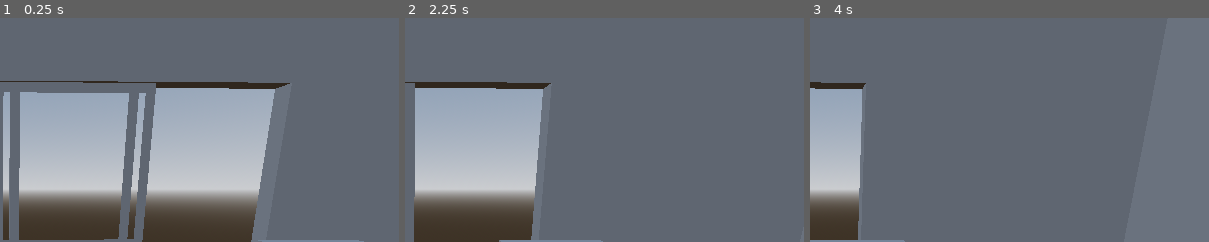
Above: before the commit, frames 1-3 (left to right).
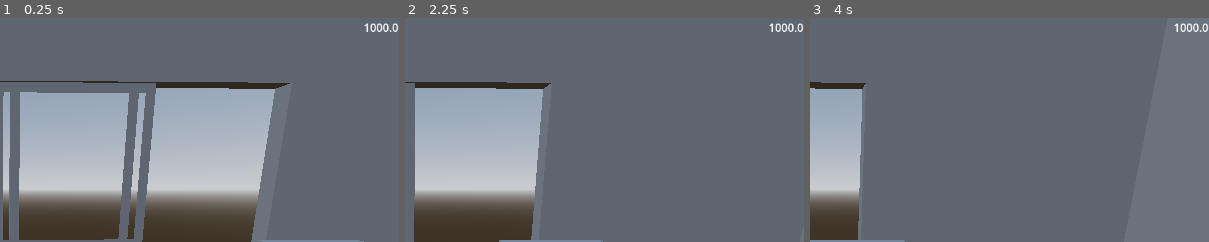
Above: after the commit, the same moments.

Repository: AKtomik/food-truc
Game: Godot game, scene res://scenes/main.tscn
Two runs of this game, one before a commit and one after it. Both use one fixed random seed, a clock stepped at 60 frames per second and the inputs below.
Inputs:
- Up to frame 1 (0.25 s): no input
- Up to frame 2 (2.25 s): tap Enter at 0.5, 2 s; hold Up (ui_up) 0.53-1.28 s; tap Space (sidestep) at 0.6, 1.25, 1.35, 2.1 s; hold Down (ui_down) 1.28-2.03 s; hold Up (ui_up) from 2.03 s (still down)
- Up to frame 3 (4 s): tap Space (sidestep) at 2.75, 2.85, 3.6 s; tap Enter at 3.5 s; release Up (ui_up) at 3.53 s; hold Down (ui_down) from 3.53 s (still down)
The pictures show only the part of the screen within x 50-100%, y 0-50%; the shares and areas given below are measured in that part.

The runs differ from the first frame. In frame 1, 0.2% of the frame differs, in the area x 91-100%, y 2-7%; in frame 2, 0.2%; in frame 3, 0.2%.

Commit message:
added the money text, still have some problems with the resize

Diff:
--- a/control.tscn
+++ b/control.tscn
@@ -1,8 +1,9 @@
 [gd_scene format=3 uid="uid://bighng32kmge2"]
 
 [ext_resource type="Script" uid="uid://drqfmdy4hkaqx" path="res://progress_bar.gd" id="1_0fbet"]
+[ext_resource type="Script" uid="uid://bf7g0lltbfjxq" path="res://money.gd" id="2_62e2m"]
 
-[node name="Control" type="Control" unique_id=1340713327 node_paths=PackedStringArray("p_bar")]
+[node name="Control" type="Control" unique_id=1340713327 node_paths=PackedStringArray("p_bar", "money_text")]
 layout_mode = 3
 anchor_right = 0.33100003
 anchor_bottom = 0.372
@@ -12,6 +13,7 @@
 grow_vertical = 2
 script = ExtResource("1_0fbet")
 p_bar = NodePath("ProgressBar")
+money_text = NodePath("MoneyTextLabel")
 
 [node name="ProgressBar" type="ProgressBar" parent="." unique_id=822984865]
 layout_mode = 0
@@ -21,3 +23,14 @@
 offset_bottom = 59.0
 max_value = 5.0
 show_percentage = false
+
+[node name="MoneyTextLabel" type="RichTextLabel" parent="." unique_id=787516740]
+layout_mode = 0
+offset_left = 1101.0
+offset_top = 2.0
+offset_right = 1150.0
+offset_bottom = 8.0
+fit_content = true
+autowrap_mode = 0
+horizontal_alignment = 2
+script = ExtResource("2_62e2m")
--- /dev/null
+++ b/money.gd
@@ -0,0 +1,16 @@
+extends RichTextLabel
+
+@export var value: float
+
+# Called when the node enters the scene tree for the first time.
+func _ready() -> void:
+	value = 1000
+	update_text()
+
+
+# Called every frame. 'delta' is the elapsed time since the previous frame.
+func _process(delta: float) -> void:
+	pass
+
+func update_text() -> void:
+	text = 	str(value) + "$"
--- a/progress_bar.gd
+++ b/progress_bar.gd
@@ -1,12 +1,12 @@
 extends Control
 
 @export var p_bar: ProgressBar
+@export var money_text : RichTextLabel
 
 # Called when the node enters the scene tree for the first time.
 func _ready() -> void:
 	p_bar.value = 5.0
 	pass # Replace with function body.
-
 
 # Called every frame. 'delta' is the elapsed time since the previous frame.
 func _process(delta: float) -> void:
@@ -14,3 +14,7 @@
 
 func remove_star(remove: float) -> void:
 	p_bar.value -= remove
+
+func add_money(money : float) -> void:
+	money_text.value += money
+	money_text.update_text()
Not shown, added: money.gd.uid
